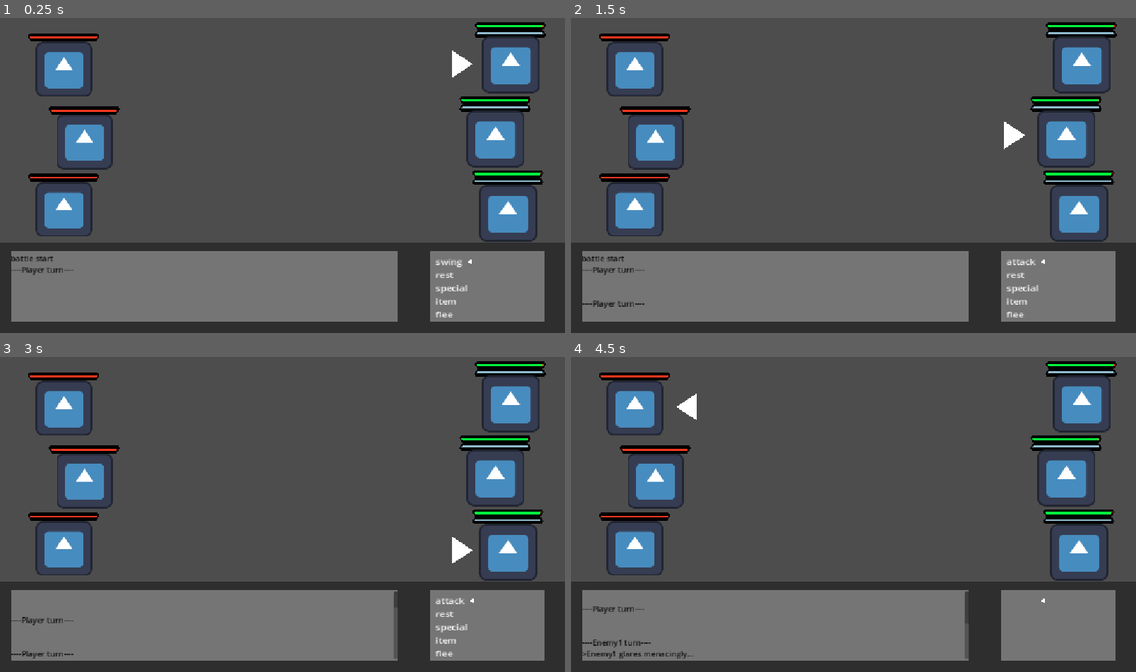
Above: before the commit, frames 1-4 (two rows, left to right).
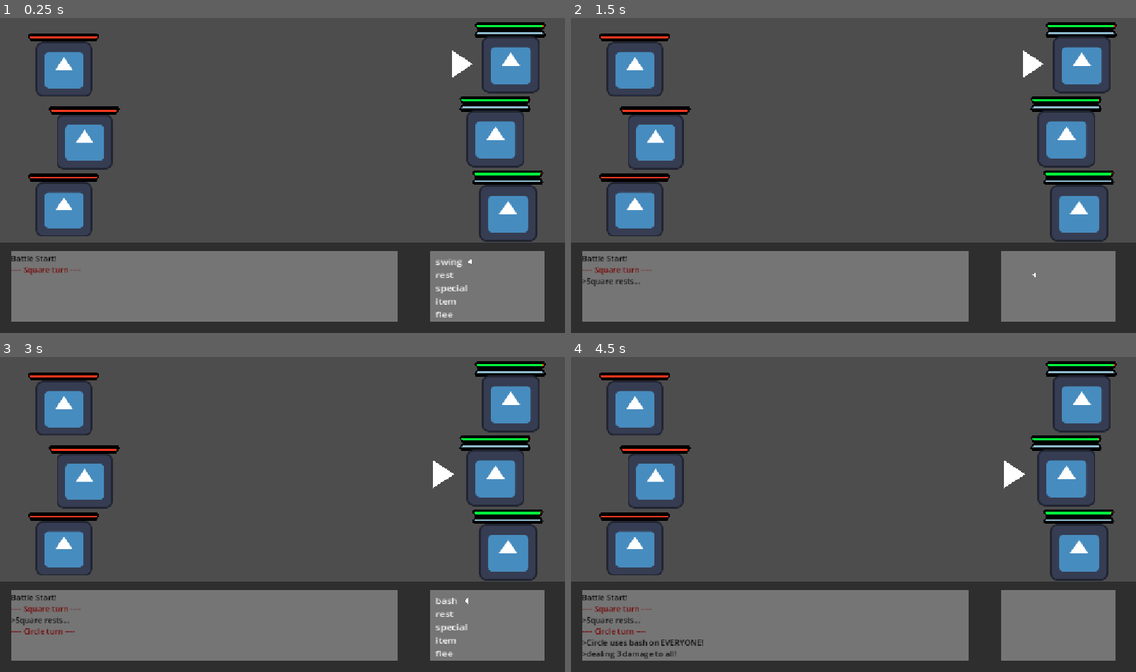
Above: after the commit, the same moments.

Repository: IrsyadNafie/GitExercise-G022
Game: Godot game, scene res://control.tscn
Two runs of this game, one before a commit and one after it. Both use one fixed random seed, a clock stepped at 60 frames per second and the inputs below. The engine's default icon, where the game draws it, is replaced by a stand-in: a white triangle on a blue panel in a dark square.
Inputs:
- Up to frame 1 (0.25 s): no input
- Up to frame 2 (1.5 s): tap Enter (ui_accept) at 0.5 s; hold Up (ui_up) 0.53-1.28 s; hold Enter (ui_accept) 0.53-1.28 s; hold Down (ui_down) from 1.28 s (still down); tap Z at 1.35 s
- Up to frame 3 (3 s): tap Enter (ui_accept) at 1.52, 1.55, 1.82, 2 s; release Down (ui_down) at 2.03 s; hold Enter (ui_accept) 2.03-2.78 s; hold Up (ui_up) from 2.03 s (still down); tap Z at 2.85 s
- Up to frame 4 (4.5 s): tap Enter (ui_accept) at 3.02, 3.05, 3.32, 3.5 s; release Up (ui_up) at 3.53 s; hold Enter (ui_accept) 3.53-4.28 s; hold A from 3.53 s (still down); tap Escape (ui_cancel) at 4.15 s; tap Z at 4.35 s

The runs differ from the first frame. In frame 1, 0.2% of the frame differs, in the area x 2-15%, y 75-82%; in frame 2, 0.9%; in frame 3, 1.0%; in frame 4, 1.2%, in the area x 2-84%, y 11-96%.

Commit message:
attacks work

Diff:
--- a/actors.gd
+++ b/actors.gd
@@ -4,24 +4,39 @@
 signal turn_finished
 signal action_logged(text_to_display: String)
 
+@export_category("Identity")
 @export var character_name: String = "Player"
 @export var is_player: bool = true
 @export var attack_name: String = "attack"
+@export var is_aoe_attack: bool = false
+
+@export_category("Battle Stats")
 @export var max_hp: int = 10
 @export var max_sp: int = 5
+@export var base_attack: int = 3
+@export var sp_attack: int = 5
+
+@export_category("Progression")
+@export var level: int = 1
+@export var current_exp: int = 0
+@export var max_exp: int = 10
 
 var current_hp: int
 var current_sp: int
 
 @onready var hp_bar: ProgressBar = get_node_or_null("HPBar")
 @onready var sp_bar: ProgressBar = get_node_or_null("SPBar")
-
 @onready var turn_arrow: Node2D = get_node_or_null("TurnArrow")
 
 func _ready() -> void:
 	current_hp = max_hp
 	current_sp = max_sp
+	update_bars()
 
+	if turn_arrow:
+		turn_arrow.hide()
+
+func update_bars() -> void:
 	if hp_bar:
 		hp_bar.max_value = max_hp
 		hp_bar.value = current_hp
@@ -29,15 +44,39 @@
 		sp_bar.max_value = max_sp
 		sp_bar.value = current_sp
 
-	if turn_arrow:
-		turn_arrow.hide()
+func start_turn() -> void:
+	if turn_arrow: turn_arrow.show()
 
-func start_turn() -> void:
-	print("--- " + character_name + "'s Turn ---")
+func end_turn() -> void:
+	if turn_arrow: turn_arrow.hide()
+	emit_signal("turn_finished")
 
-	if turn_arrow:
-		turn_arrow.show()
-func end_turn() -> void:
-	if turn_arrow:
-		turn_arrow.hide()
-	emit_signal("turn_finished")
+# exp level up
+func gain_exp(amount: int) -> void:
+	if level >= 5:
+		return
+	current_exp += amount
+	action_logged.emit("[color=cyan]>" + character_name + " gained " + str(amount) + " EXP![/color]")
+	if current_exp >= max_exp:
+		level_up()
+
+func level_up() -> void:
+	level += 1
+	current_exp -= max_exp
+	max_exp += 5
+	max_hp += 2
+	max_sp += 1
+	base_attack += 1
+	sp_attack += 2
+
+	current_hp = max_hp
+	current_sp = max_sp
+	update_bars()
+
+	action_logged.emit("[color=yellow]>LEVEL UP! " + character_name + " grew to Level " + str(level) + "![/color]")
+
+func take_damage(amount: int) -> void:
+	current_hp -= amount
+	if current_hp < 0:
+		current_hp = 0
+	update_bars()
--- a/battle_manager.gd
+++ b/battle_manager.gd
@@ -3,6 +3,11 @@
 var turn_queue: Array[Actor] = []
 var current_actor_index: int = 0
 
+var active_enemies: Array[Actor] = []
+var is_targeting: bool = false
+var target_index: int = 0
+
+@onready var menu_arrow = $UI/PlayerPanel/arrow
 @onready var ui_layer = $UI
 @onready var action_menu = $UI/PlayerPanel/move
 @onready var battle_log = $UI/PlayerPanel/BattleLog/RichTextLabel
@@ -10,42 +15,116 @@
 func _ready() -> void:
 	action_menu.hide()
 	action_menu.action_selected.connect(_on_ui_action_selected)
-	battle_log.text = ""
+
+	if battle_log:
+		var scrollbar = battle_log.get_v_scroll_bar()
+		if scrollbar: scrollbar.modulate = Color.TRANSPARENT
 	var actor_nodes = $Actors.get_children()
+
 	for node in actor_nodes:
 		if node is Actor:
 			turn_queue.append(node)
 			node.turn_finished.connect(_on_actor_turn_finished)
 			node.action_logged.connect(_on_actor_logged)
 
-	_on_actor_logged("battle start")
+			if not node.is_player:
+				active_enemies.append(node)
+	_on_actor_logged("Battle Start!")
 	start_next_turn()
 
 func start_next_turn() -> void:
 	var current_actor: Actor = turn_queue[current_actor_index]
-
-	_on_actor_logged("[color=black]----" + current_actor.character_name + " turn----[/color]")
-
+	_on_actor_logged("[color=red]---- " + current_actor.character_name + " turn ----[/color]")
 	current_actor.start_turn()
-
 	if current_actor.is_player:
 		var first_btn = action_menu.get_child(0)
 		if first_btn:
 			first_btn.text = current_actor.attack_name
+
 		action_menu.show()
+		menu_arrow.show()
 		if first_btn:
 			first_btn.grab_focus()
 	else:
 		action_menu.hide()
 
 func _on_ui_action_selected(action: String) -> void:
+	var current_actor: Actor = turn_queue[current_actor_index]
+	print("Menu sent action: ", action)
+	print("Expected custom name: ", current_actor.attack_name)
+	if action == current_actor.attack_name or action == "attack":
+		if current_actor.is_aoe_attack:
+			menu_arrow.hide()
+			action_menu.hide()
+			execute_aoe_attack()
+		else:
+			get_viewport().gui_release_focus()
+			await get_tree().process_frame
+			start_targeting()
+	elif action == "rest":
+		action_menu.hide()
+		current_actor.action_logged.emit("[color=black]>" + current_actor.character_name + " rests...[/color]")
+		finish_action()
+
+func start_targeting() -> void:
+	is_targeting = true
+	menu_arrow.hide()
+	target_index = 0
+	update_target_visuals()
+
+func update_target_visuals() -> void:
+	for enemy in active_enemies:
+		if enemy.turn_arrow: enemy.turn_arrow.hide()
+
+	if active_enemies.size() > 0:
+		var target = active_enemies[target_index]
+		if target.turn_arrow: target.turn_arrow.show()
+
+func _input(event: InputEvent) -> void:
+	if not is_targeting: return
+	if event.is_action_pressed("ui_down"):
+		target_index = (target_index + 1) % active_enemies.size()
+		update_target_visuals()
+	elif event.is_action_pressed("ui_up"):
+		target_index = (target_index - 1 + active_enemies.size()) % active_enemies.size()
+		update_target_visuals()
+
+	elif event.is_action_pressed("ui_accept"):
+		is_targeting = false
+		execute_targeted_attack()
+
+	elif event.is_action_pressed("ui_cancel"):
+		is_targeting = false
+		for enemy in active_enemies:
+			if enemy.turn_arrow: enemy.turn_arrow.hide()
+			menu_arrow.hide()
+		var first_btn = action_menu.get_child(0)
+		if first_btn:
+			first_btn.grab_focus()
+
+func execute_targeted_attack() -> void:
 	action_menu.hide()
 	var current_actor: Actor = turn_queue[current_actor_index]
-	current_actor.action_logged.emit("[color=white]>" + current_actor.character_name + " uses " + action + "[/color]")
-	if action == current_actor.attack_name:
-		current_actor.action_logged.emit("[color=white]>dealing 15 damage[/color]")
-	elif action == "rest":
-		current_actor.action_logged.emit("[color=white]>restoring some hp and sp[/color]")
+	var target = active_enemies[target_index]
+
+	if target.turn_arrow: target.turn_arrow.hide()
+	current_actor.action_logged.emit("[color=black]>" + current_actor.character_name + " attacks " + target.character_name + "![/color]")
+	target.take_damage(current_actor.base_attack)
+	current_actor.action_logged.emit("[color=black]>dealing " + str(current_actor.base_attack) + " damage![/color]")
+	finish_action()
+
+func execute_aoe_attack() -> void:
+	var current_actor: Actor = turn_queue[current_actor_index]
+	current_actor.action_logged.emit("[color=black]>" + current_actor.character_name + " uses " + current_actor.attack_name + " on EVERYONE![/color]")
+
+	for enemy in active_enemies:
+		enemy.take_damage(current_actor.base_attack)
+	current_actor.action_logged.emit("[color=black]>dealing " + str(current_actor.base_attack) + " damage to all![/color]")
+	finish_action()
+
+func finish_action() -> void:
+	var current_actor: Actor = turn_queue[current_actor_index]
+	await get_tree().create_timer(1.5).timeout
 	current_actor.end_turn()
 
 func _on_actor_turn_finished() -> void:
--- a/control.tscn
+++ b/control.tscn
@@ -108,8 +108,11 @@
 
 [node name="Player1" type="Node2D" parent="Actors" unique_id=267814346]
 script = ExtResource("2_kbped")
+character_name = "Square"
 attack_name = "swing"
 max_sp = 8
+base_attack = 4
+sp_attack = 2
 
 [node name="HPBar" type="ProgressBar" parent="Actors/Player1" unique_id=1549539151]
 offset_left = 944.00006
@@ -166,8 +169,12 @@
 [node name="Player2" type="Node2D" parent="Actors" unique_id=1507940198]
 position = Vector2(-31, 151)
 script = ExtResource("2_kbped")
+character_name = "Circle"
+attack_name = "bash"
+is_aoe_attack = true
 max_hp = 15
 max_sp = 6
+sp_attack = 1
 
 [node name="HPBar" type="ProgressBar" parent="Actors/Player2" unique_id=237377493]
 offset_left = 944.00006
@@ -224,8 +231,12 @@
 [node name="Player3" type="Node2D" parent="Actors" unique_id=2036492965]
 position = Vector2(-5, 301)
 script = ExtResource("2_kbped")
+character_name = "Triangle"
+attack_name = "shoot"
 max_hp = 8
 max_sp = 10
+base_attack = 5
+sp_attack = 3
 
 [node name="HPBar" type="ProgressBar" parent="Actors/Player3" unique_id=1730966093]
 offset_left = 944.00006
@@ -282,6 +293,7 @@
 [node name="Enemy1" type="Node2D" parent="Actors" unique_id=907974663]
 position = Vector2(-911, 9)
 script = ExtResource("3_ee4bf")
+character_name = "Enemy1"
 is_player = false
 
 [node name="HPBar" type="ProgressBar" parent="Actors/Enemy1" unique_id=1405507110]
@@ -314,6 +326,7 @@
 [node name="Enemy2" type="Node2D" parent="Actors" unique_id=503890181]
 position = Vector2(-869, 157)
 script = ExtResource("3_ee4bf")
+character_name = "Enemy2"
 is_player = false
 
 [node name="HPBar" type="ProgressBar" parent="Actors/Enemy2" unique_id=1893942757]
@@ -346,6 +359,7 @@
 [node name="Enemy3" type="Node2D" parent="Actors" unique_id=1296802778]
 position = Vector2(-911, 295)
 script = ExtResource("3_ee4bf")
+character_name = "Enemy3"
 is_player = false
 
 [node name="HPBar" type="ProgressBar" parent="Actors/Enemy3" unique_id=289262223]
--- a/enemy_1.gd
+++ b/enemy_1.gd
@@ -2,7 +2,6 @@
 
 func _ready() -> void:
 	super()
-	character_name = "Enemy1"
 	is_player = false
 
 func start_turn() -> void:
--- a/project.godot
+++ b/project.godot
@@ -19,6 +19,17 @@
 
 window/stretch/mode="canvas_items"
 
+[input]
+
+ui_accept={
+"deadzone": 0.5,
+"events": [Object(InputEventKey,"resource_local_to_scene":false,"resource_name":"","device":0,"window_id":0,"alt_pressed":false,"shift_pressed":false,"ctrl_pressed":false,"meta_pressed":false,"pressed":false,"keycode":4194309,"physical_keycode":0,"key_label":0,"unicode":0,"location":0,"echo":false,"script":null)
+, Object(InputEventKey,"resource_local_to_scene":false,"resource_name":"","device":0,"window_id":0,"alt_pressed":false,"shift_pressed":false,"ctrl_pressed":false,"meta_pressed":false,"pressed":false,"keycode":4194310,"physical_keycode":0,"key_label":0,"unicode":0,"location":0,"echo":false,"script":null)
+, Object(InputEventKey,"resource_local_to_scene":false,"resource_name":"","device":0,"window_id":0,"alt_pressed":false,"shift_pressed":false,"ctrl_pressed":false,"meta_pressed":false,"pressed":false,"keycode":32,"physical_keycode":0,"key_label":0,"unicode":32,"location":0,"echo":false,"script":null)
+, Object(InputEventKey,"resource_local_to_scene":false,"resource_name":"","device":-1,"window_id":0,"alt_pressed":false,"shift_pressed":false,"ctrl_pressed":false,"meta_pressed":false,"pressed":false,"keycode":0,"physical_keycode":90,"key_label":0,"unicode":122,"location":0,"echo":false,"script":null)
+]
+}
+
 [physics]
 
 3d/physics_engine="Jolt Physics"
